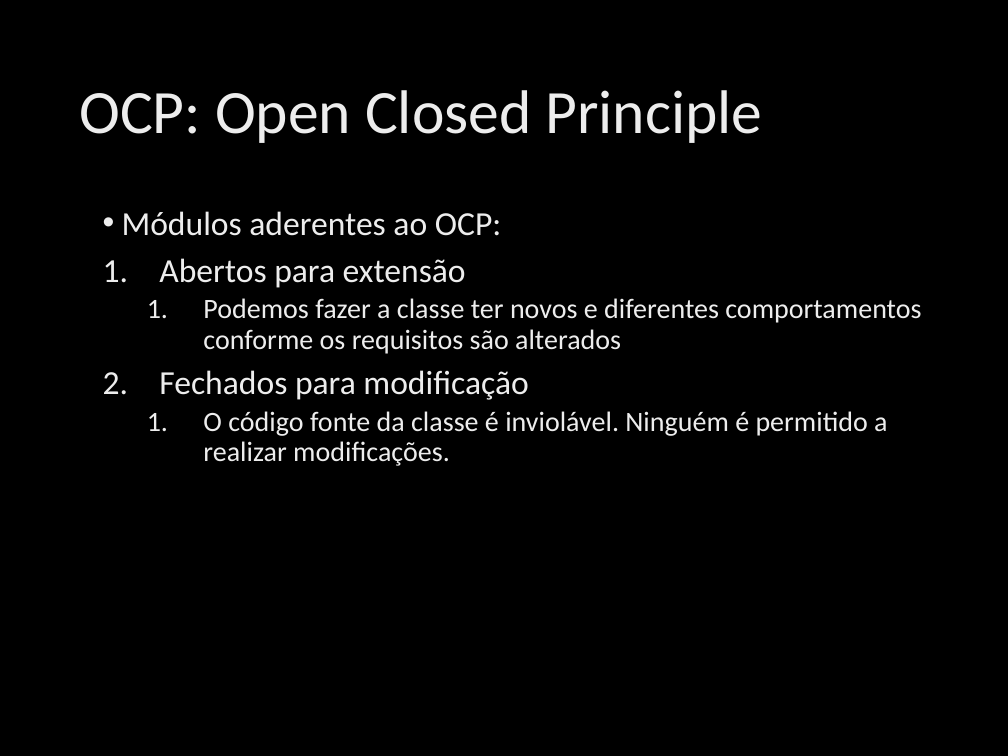
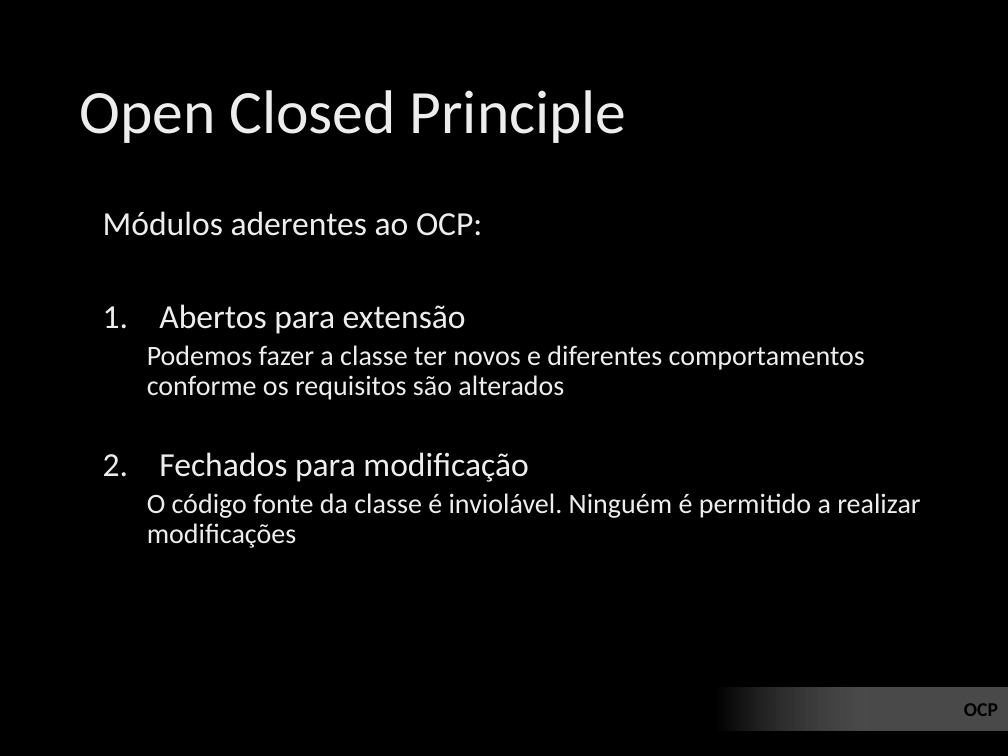
Before and after one commit to ivanpaulovich/event-sourcing-jambo, a slide deck: slide 16 of docs/Princípios SOLID de OO usando .NET.pptx (slide 14 before the commit). Drawn at 1008x756 pixels with LibreOffice and Linux fonts; fonts in the diff are those of the drawing; background and template pictures are left out. Boxes give left, top, right and bottom in pixels: in the first picture for what was removed or moved away, otherwise in the second. Text is boxed around its words. In the diff, an @@ line names an element or a change of style, - is before the commit and + after.

```diff
--- a/docs/Princípios SOLID de OO usando .NET.pptx
+++ b/docs/Princípios SOLID de OO usando .NET.pptx
@@ title at (79, 90, 627, 143): text changed @@
-OCP: Open Closed Principle
+Open Closed Principle
@@ text at (103, 211, 865, 400): bullet • to none; bullet 1. to none @@
@@ text at (147, 493, 920, 548): text changed @@
-  1. O código fonte da classe é inviolável. Ninguém é permitido a realizar modificações.
+  O código fonte da classe é inviolável. Ninguém é permitido a realizar modificações
@@ text added at (964, 703, 998, 716), 14 pt, text #000000, bold @@
+OCP
```
Also in this commit, not shown: 17 other slides changed, 6 slides added, 1 other file.
